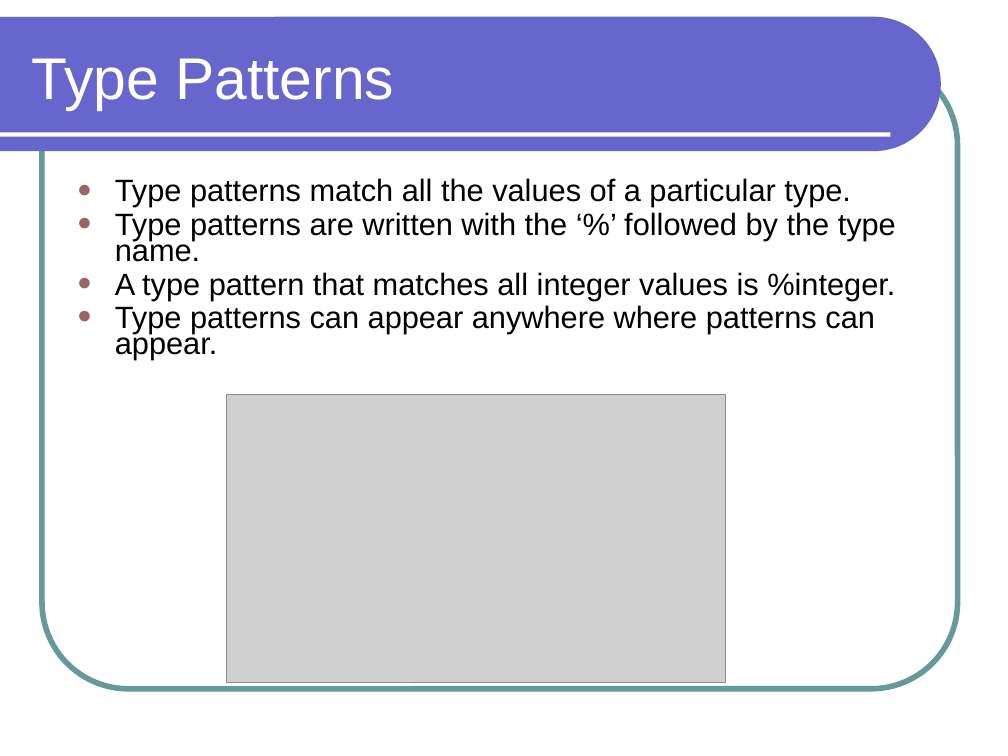
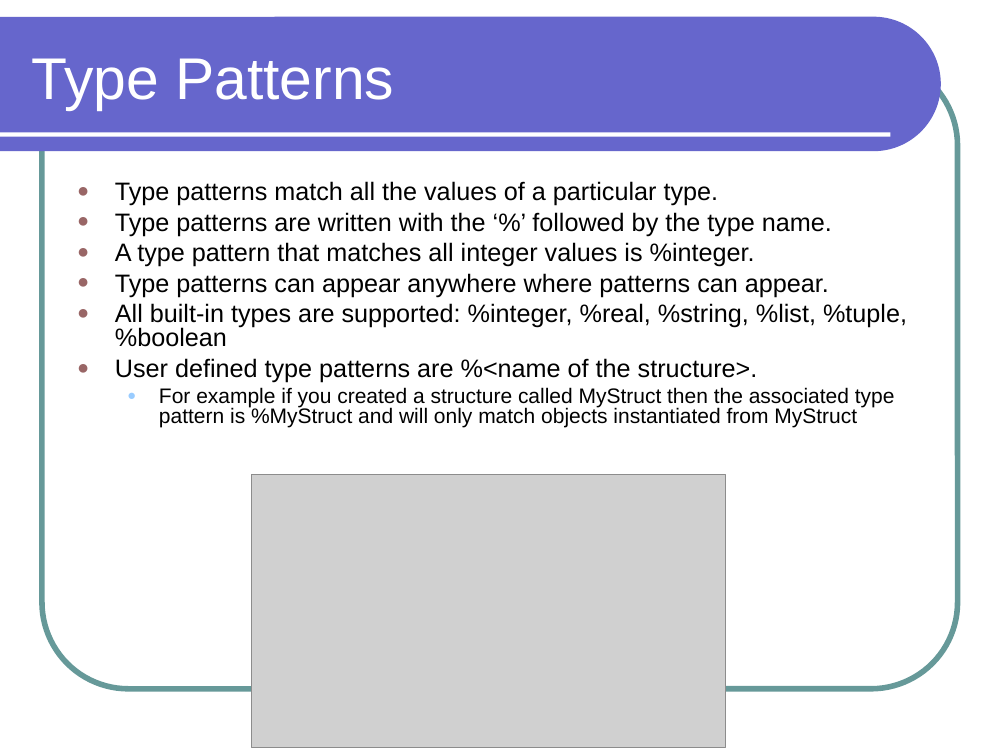
Before and after one commit to lutzhamel/CSC301, a slide deck: slide 21 of notes/csc301-ln013.ppt (slide 18 before the commit). Drawn at 1008x756 pixels with LibreOffice and Linux fonts; fonts in the diff are those of the drawing; grey boxes stand for pictures. Boxes give left, top, right and bottom in pixels: in the first picture for what was removed or moved away, otherwise in the second. Text is boxed around its words. In the diff, an @@ line names an element or a change of style, - is before the commit and + after.

```diff
--- a/notes/csc301-ln013.ppt
+++ b/notes/csc301-ln013.ppt
@@ text at <box>115,181,832,297</box>: size 22 to 18 pt in "Type patterns match all the values of ...", "Type patterns are written with the ‘%’ ...", "A type pattern that matches all integer ...", "Type patterns can appear anywhere where patterns ..."; line spacing 0.7 to 0.8; less space between paragraphs @@
@@ text at <box>115,303,907,428</box>: paragraphs added @@
+● All built-in types are supported: %integer, %real, %string, %list, %tuple, %boolean
+● User defined type patterns are %<name of the structure>.
+  ● For example if you created a structure called MyStruct then the associated type pattern is %MyStruct and will only match objects instantiated from MyStruct
@@ picture: place and size @@
-picture at <box>227,395,725,683</box>
+picture at <box>252,474,725,747</box>
```
Also in this commit, not shown: 7 other slides changed, 7 slides added, 4 other files.
